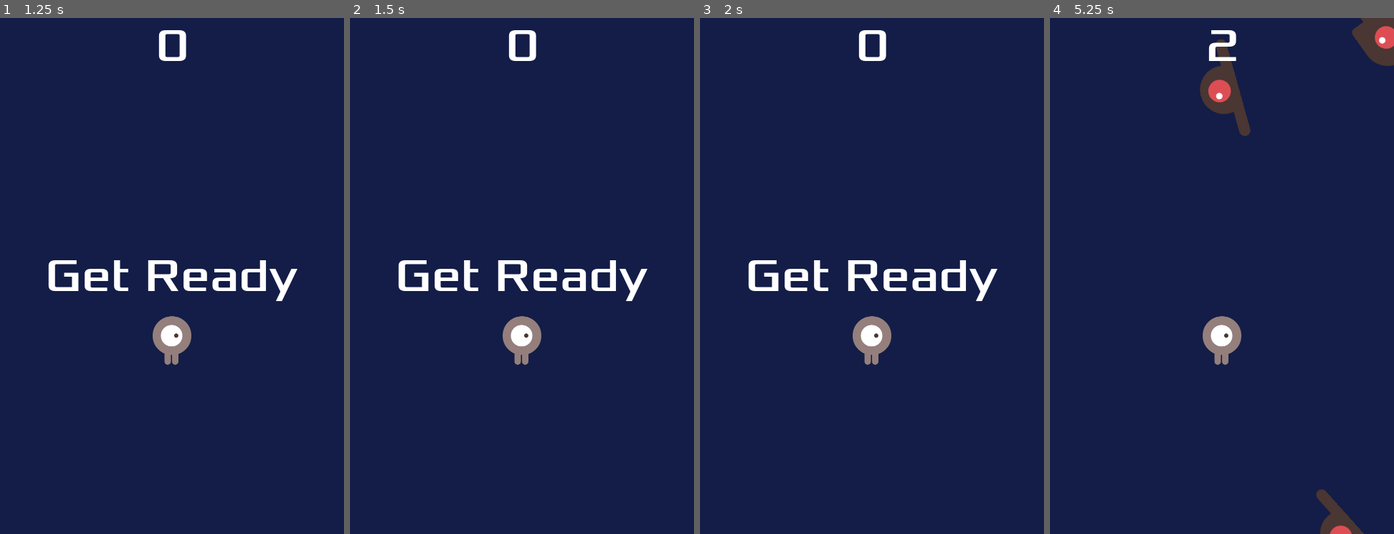
Above: before the commit, frames 1-4 (left to right).
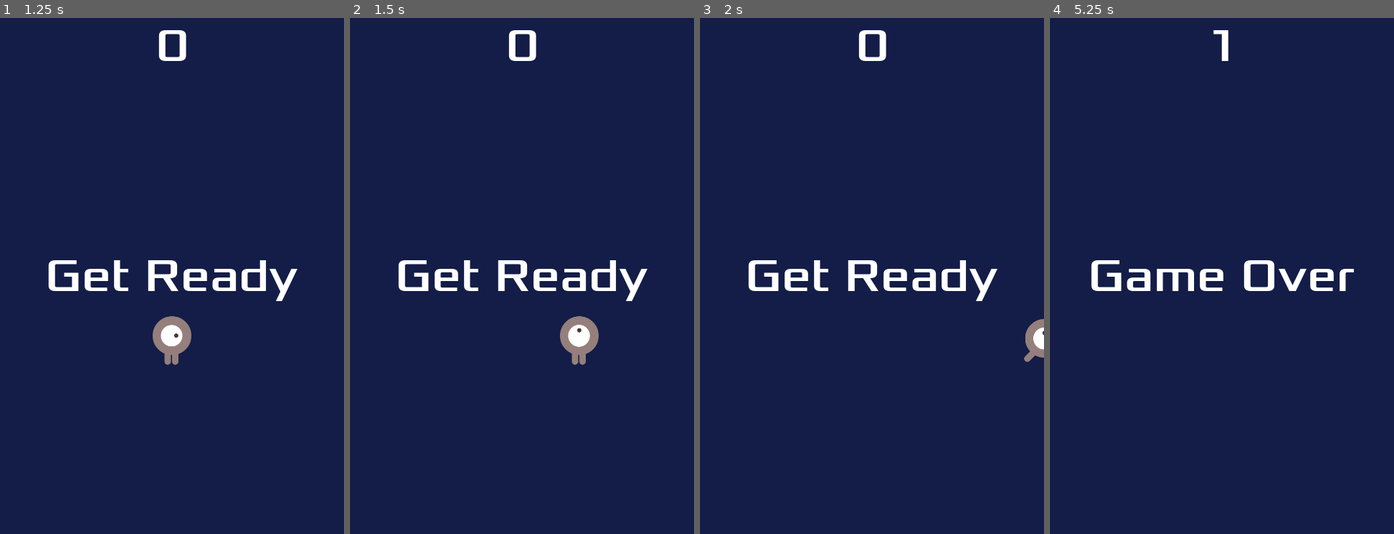
Above: after the commit, the same moments.

Repository: JavierAlburges/primer-juego-2d
Game: Godot game, scene res://main.tscn
The game is run twice, just before and just after one commit, with the same random seed, the same clock (stepped at 60 frames per second) and the same inputs.
Inputs:
- Up to frame 1 (1.25 s): click "Start" at 0.5 s
- Up to frame 2 (1.5 s): tap Enter at 1.25 s; hold Right (move_right, bound only after the commit) from 1.28 s (still down)
- Up to frame 3 (2 s): keep holding Right (move_right, bound only after the commit)
- Up to frame 4 (5.25 s): release Right (move_right, bound only after the commit) at 2.03 s; hold Down (move_down, bound only after the commit) 2.03-2.78 s; hold Right (move_right, bound only after the commit) 2.78-3.53 s; hold Up (move_up, bound only after the commit) 3.53-4.28 s; hold Left (move_left, bound only after the commit) from 4.28 s (still down)

Frame 1 is identical in both runs. In frame 2, 1.5% of the frame differs, in the area x 44-73%, y 57-68%; in frame 3, 1.1%; in frame 4, 5.3%, in the area x 11-100%, y 0-100%.

Commit message:
Se cambio los controles

Diff:
--- a/project.godot
+++ b/project.godot
@@ -26,26 +26,35 @@
 move_right={
 "deadzone": 0.2,
 "events": [Object(InputEventJoypadMotion,"resource_local_to_scene":false,"resource_name":"","device":-1,"axis":0,"axis_value":1.0,"script":null)
+, Object(InputEventKey,"resource_local_to_scene":false,"resource_name":"","device":-1,"window_id":0,"alt_pressed":false,"shift_pressed":false,"ctrl_pressed":false,"meta_pressed":false,"pressed":false,"keycode":0,"physical_keycode":4194321,"key_label":0,"unicode":0,"location":0,"echo":false,"script":null)
+, Object(InputEventKey,"resource_local_to_scene":false,"resource_name":"","device":-1,"window_id":0,"alt_pressed":false,"shift_pressed":false,"ctrl_pressed":false,"meta_pressed":false,"pressed":false,"keycode":0,"physical_keycode":68,"key_label":0,"unicode":100,"location":0,"echo":false,"script":null)
 ]
 }
 move_left={
 "deadzone": 0.2,
 "events": [Object(InputEventJoypadMotion,"resource_local_to_scene":false,"resource_name":"","device":-1,"axis":0,"axis_value":-1.0,"script":null)
+, Object(InputEventKey,"resource_local_to_scene":false,"resource_name":"","device":-1,"window_id":0,"alt_pressed":false,"shift_pressed":false,"ctrl_pressed":false,"meta_pressed":false,"pressed":false,"keycode":0,"physical_keycode":4194319,"key_label":0,"unicode":0,"location":0,"echo":false,"script":null)
+, Object(InputEventKey,"resource_local_to_scene":false,"resource_name":"","device":-1,"window_id":0,"alt_pressed":false,"shift_pressed":false,"ctrl_pressed":false,"meta_pressed":false,"pressed":false,"keycode":0,"physical_keycode":65,"key_label":0,"unicode":97,"location":0,"echo":false,"script":null)
 ]
 }
 move_up={
 "deadzone": 0.2,
 "events": [Object(InputEventJoypadMotion,"resource_local_to_scene":false,"resource_name":"","device":-1,"axis":1,"axis_value":-1.0,"script":null)
+, Object(InputEventKey,"resource_local_to_scene":false,"resource_name":"","device":-1,"window_id":0,"alt_pressed":false,"shift_pressed":false,"ctrl_pressed":false,"meta_pressed":false,"pressed":false,"keycode":0,"physical_keycode":4194320,"key_label":0,"unicode":0,"location":0,"echo":false,"script":null)
+, Object(InputEventKey,"resource_local_to_scene":false,"resource_name":"","device":-1,"window_id":0,"alt_pressed":false,"shift_pressed":false,"ctrl_pressed":false,"meta_pressed":false,"pressed":false,"keycode":0,"physical_keycode":87,"key_label":0,"unicode":119,"location":0,"echo":false,"script":null)
 ]
 }
 move_down={
 "deadzone": 0.2,
 "events": [Object(InputEventJoypadMotion,"resource_local_to_scene":false,"resource_name":"","device":-1,"axis":1,"axis_value":1.0,"script":null)
+, null, Object(InputEventKey,"resource_local_to_scene":false,"resource_name":"","device":-1,"window_id":0,"alt_pressed":false,"shift_pressed":false,"ctrl_pressed":false,"meta_pressed":false,"pressed":false,"keycode":0,"physical_keycode":4194322,"key_label":0,"unicode":0,"location":0,"echo":false,"script":null)
+, Object(InputEventKey,"resource_local_to_scene":false,"resource_name":"","device":-1,"window_id":0,"alt_pressed":false,"shift_pressed":false,"ctrl_pressed":false,"meta_pressed":false,"pressed":false,"keycode":0,"physical_keycode":83,"key_label":0,"unicode":115,"location":0,"echo":false,"script":null)
 ]
 }
 start_game={
 "deadzone": 0.2,
 "events": [Object(InputEventJoypadButton,"resource_local_to_scene":false,"resource_name":"","device":-1,"button_index":6,"pressure":0.0,"pressed":true,"script":null)
+, Object(InputEventKey,"resource_local_to_scene":false,"resource_name":"","device":-1,"window_id":0,"alt_pressed":false,"shift_pressed":false,"ctrl_pressed":false,"meta_pressed":false,"pressed":false,"keycode":0,"physical_keycode":4194309,"key_label":0,"unicode":0,"location":0,"echo":false,"script":null)
 ]
 }
 
Not shown, added: portada_itch.jpg.import
